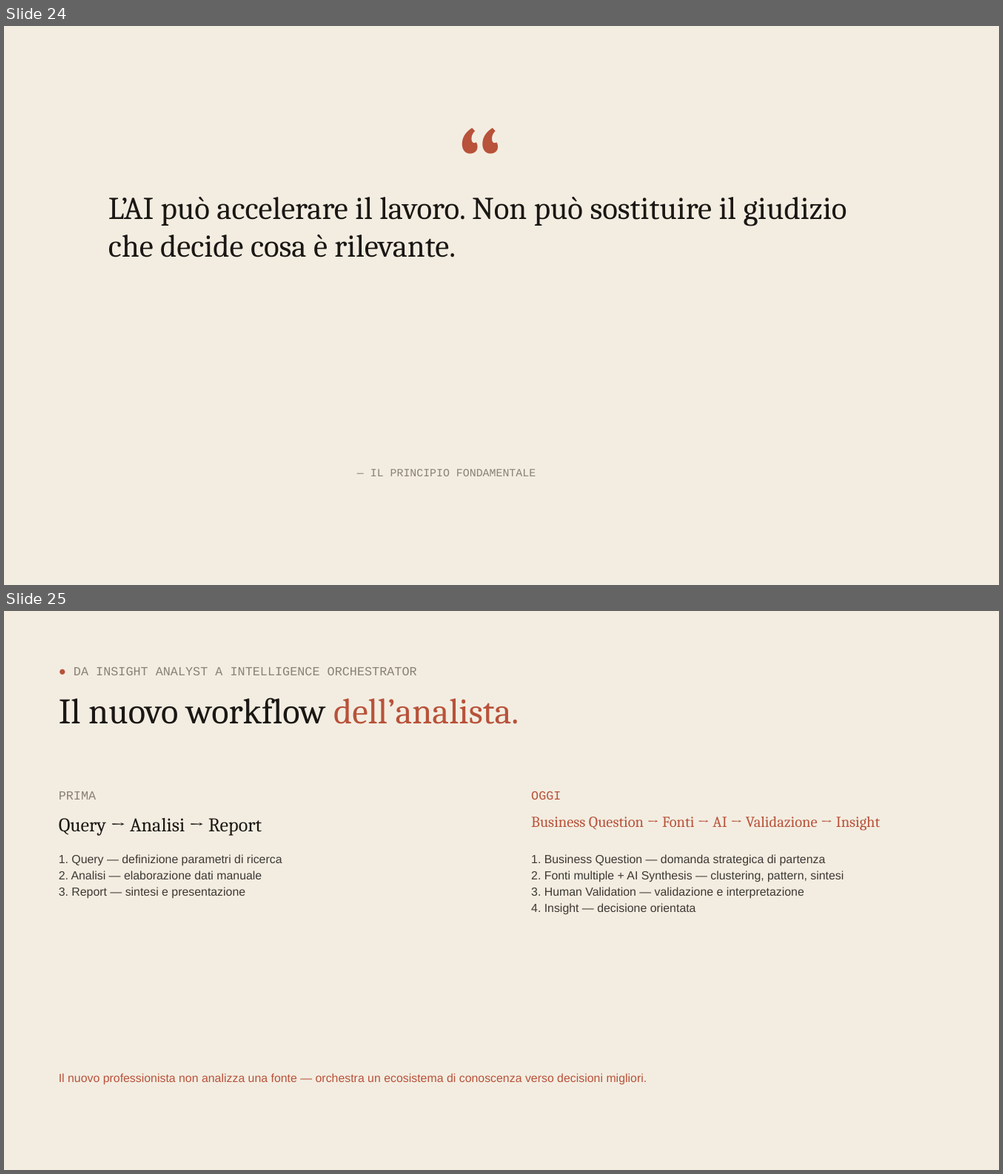
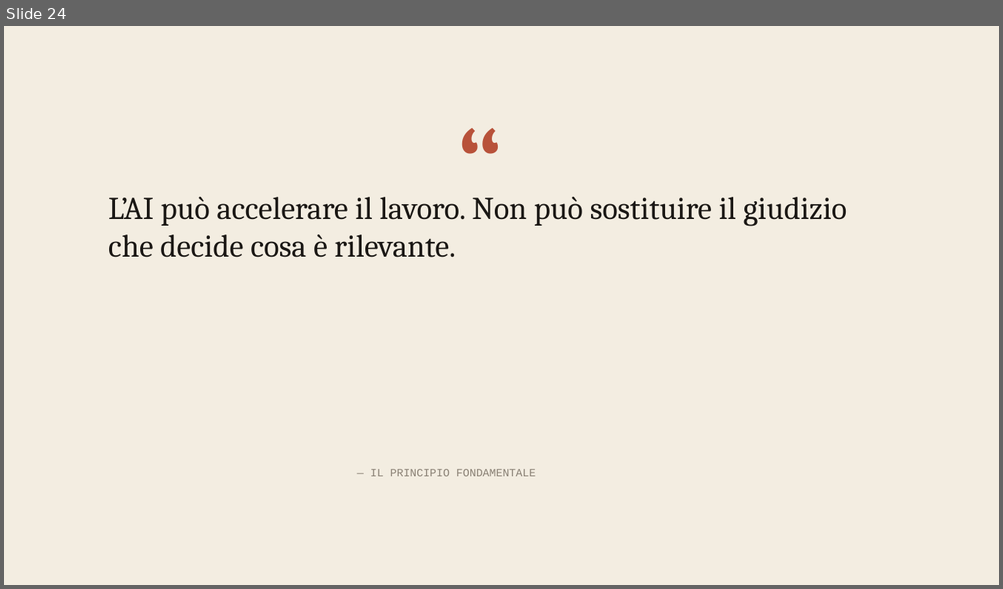
Before and after one commit to vincenzom1986/Test, a slide deck: Social_Listening_Speech_FINAL.pptx. Shown one above the other, each under a label of ours: slides 24 and 25 before the commit, slide 24 after it. The pictures are 1003x1174 and 1003x589 pixels, drawn with LibreOffice and Linux fonts; fonts in the diff are those of the drawing. Boxes give left, top, right and bottom in pixels: in the first picture for what was removed or moved away, otherwise in the second. Text is boxed around its words. In the diff, an @@ line names an element or a change of style, - is before the commit and + after.

```diff
--- a/Social_Listening_Speech_FINAL.pptx
+++ b/Social_Listening_Speech_FINAL.pptx
@@ slide 25 removed at (x1=4, y1=611, x2=999, y2=1170), background #F3EDE1 @@
@@ text removed at (x1=74, y1=667, x2=417, y2=675) @@
-● DA INSIGHT ANALYST A INTELLIGENCE ORCHESTRATOR
@@ text removed at (x1=59, y1=698, x2=518, y2=724) @@
-Il nuovo workflow dell’analista.
@@ text removed at (x1=59, y1=792, x2=96, y2=800) @@
-PRIMA
@@ text removed at (x1=531, y1=792, x2=560, y2=800) @@
-OGGI
@@ text removed at (x1=59, y1=818, x2=262, y2=836) @@
-Query → Analisi → Report
@@ text removed at (x1=531, y1=817, x2=879, y2=831) @@
-Business Question → Fonti → AI → Validazione → Insight
@@ text removed at (x1=59, y1=854, x2=282, y2=899) @@
-1. Query — definizione parametri di ricerca
-2. Analisi — elaborazione dati manuale
-3. Report — sintesi e presentazione
@@ text removed at (x1=531, y1=854, x2=843, y2=915) @@
-1. Business Question — domanda strategica di partenza
-2. Fonti multiple + AI Synthesis — clustering, pattern, sintesi
-3. Human Validation — validazione e interpretazione
-4. Insight — decisione orientata
@@ text removed at (x1=59, y1=1073, x2=647, y2=1085) @@
-Il nuovo professionista non analizza una fonte — orchestra un ecosistema di conoscenza verso decisioni migliori.
```
Also in this commit, not shown: 2 slides added.
